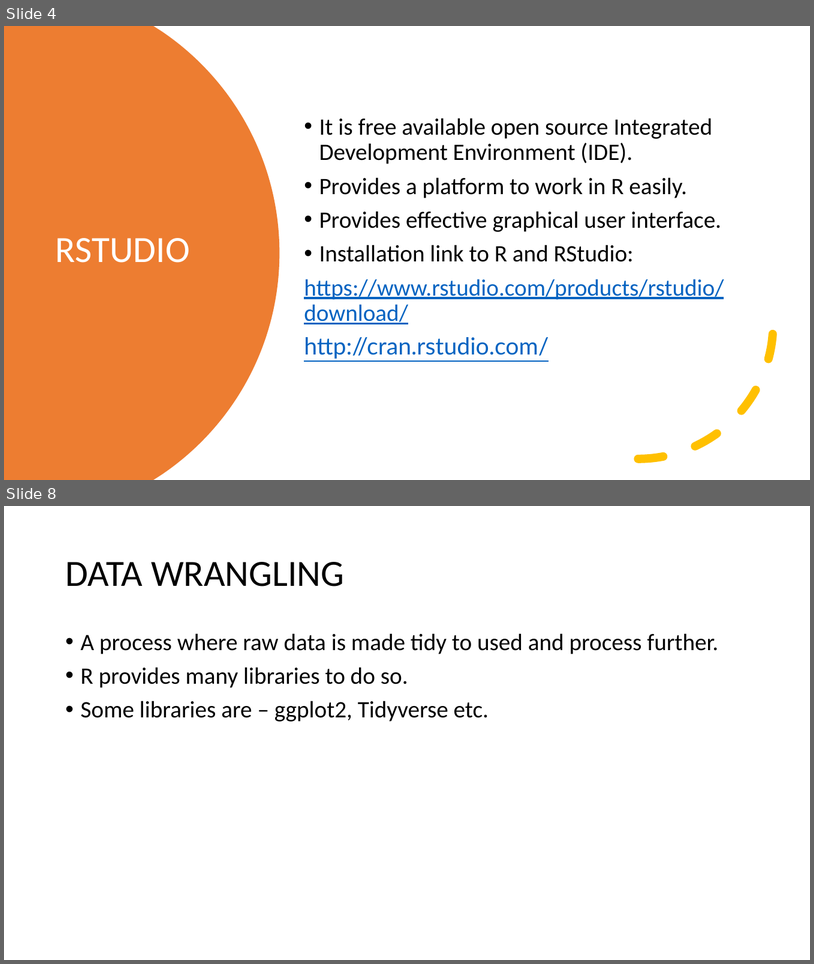
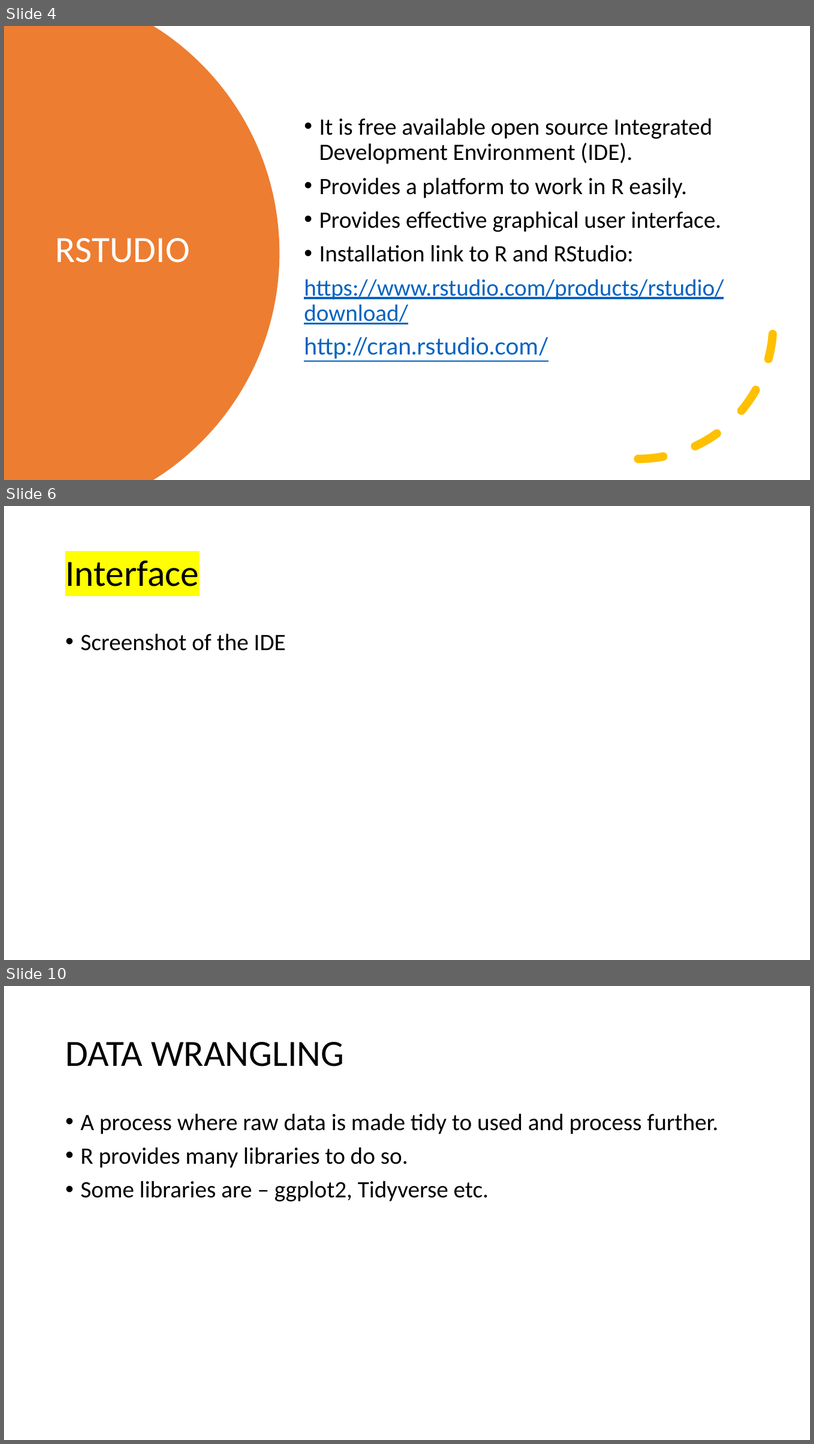
Before and after one commit to amandajcole/DasaWorkshops, a slide deck: Workshop 1 - Intro to R.pptx. Shown one above the other, each under a label of ours: slides 4 and 8 before the commit, slides 4, 6 and 10 after it; the slides between them are not shown. The pictures are 814x964 and 814x1444 pixels, drawn with LibreOffice and Linux fonts; fonts in the diff are those of the drawing. Boxes give left, top, right and bottom in pixels: in the first picture for what was removed or moved away, otherwise in the second. Text is boxed around its words. In the diff, an @@ line names an element or a change of style, - is before the commit and + after.

```diff
--- a/Workshop 1 - Intro to R.pptx
+++ b/Workshop 1 - Intro to R.pptx
@@ slide 6 added at <box>4,506,810,960</box>, background #FFFFFF @@
@@ title added at <box>65,560,199,586</box>, 44 pt, text #000000 @@
+Interface
@@ text added at <box>81,633,286,651</box>, 28 pt, text #000000 @@
+• Screenshot of the IDE
@@ what was slide 8 is now slide 10 @@
```
Also in this commit, not shown: 2 slides changed, 2 other slides added, 1 slide removed, 2 other files.
